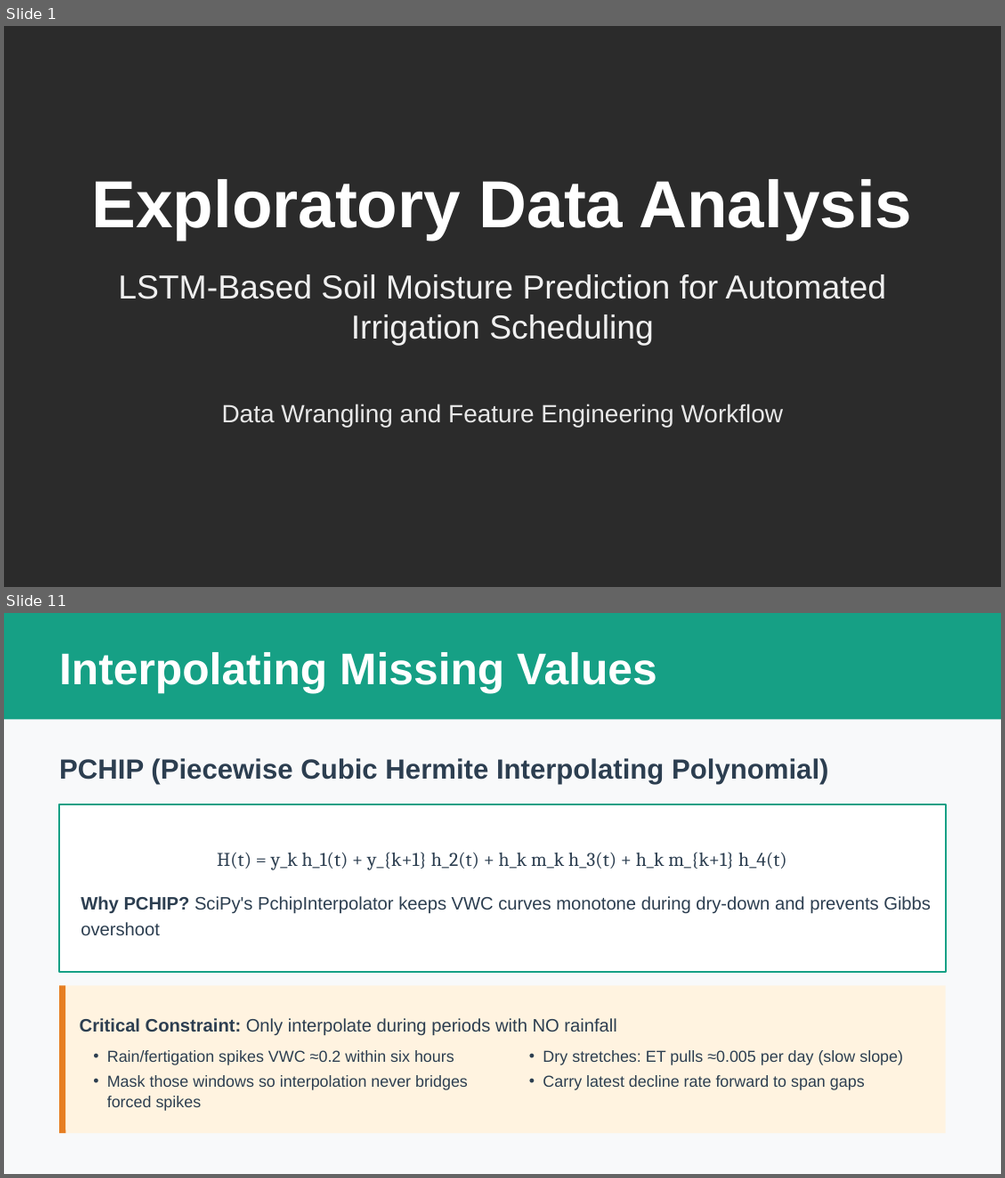
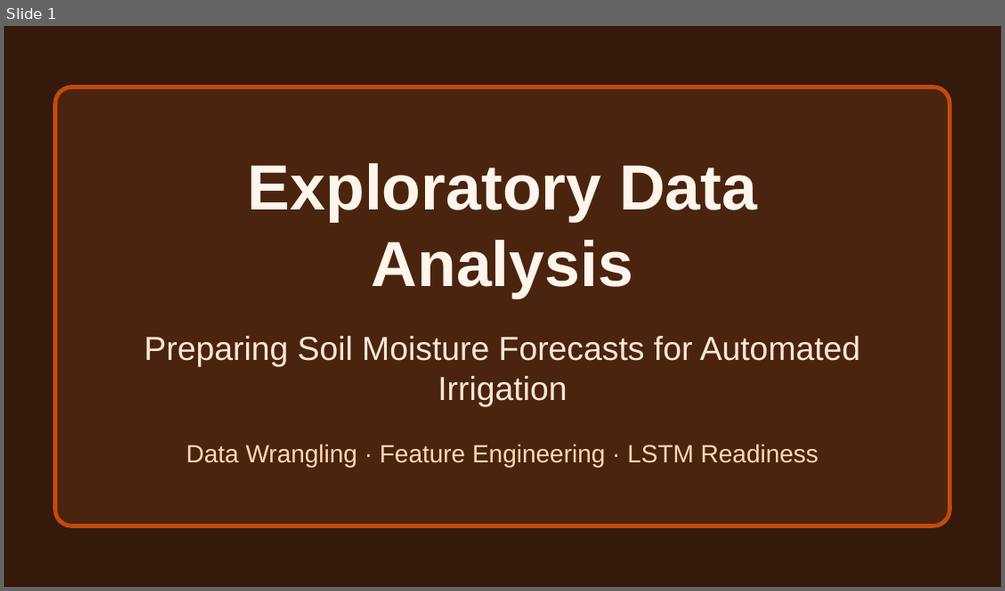
Before and after one commit to Bryan-Nsoh/slide-maker, a slide deck: workspace/presentations/eda-lstm-vwc-prediction.pptx. Shown one above the other, each under a label of ours: slides 1 and 11 before the commit, slide 1 after it; the slides between them are not shown. The pictures are 1005x1178 and 1005x591 pixels, drawn with LibreOffice and Linux fonts; fonts in the diff are those of the drawing; background and template pictures are left out; a plain dark background stands for a picture behind light text. Boxes give left, top, right and bottom in pixels: in the first picture for what was removed or moved away, otherwise in the second. Text is boxed around its words. In the diff, an @@ line names an element or a change of style, - is before the commit and + after.

```diff
--- a/workspace/presentations/eda-lstm-vwc-prediction.pptx
+++ b/workspace/presentations/eda-lstm-vwc-prediction.pptx
@@ slide 11 removed at (4, 613, 1001, 1174), background #F8F9FA @@
@@ rectangle removed at (4, 613, 1001, 720) @@
@@ text removed at (59, 652, 657, 694) @@
-Interpolating Missing Values
@@ text removed at (59, 758, 828, 784) @@
-PCHIP (Piecewise Cubic Hermite Interpolating Polynomial)
@@ rectangle removed at (60, 804, 946, 972) @@
@@ text removed at (217, 852, 787, 870) @@
-H(t) = y_k h_1(t) + y_{k+1} h_2(t) + h_k m_k h_3(t) + h_k m_{k+1} h_4(t)
@@ text removed at (81, 896, 930, 935) @@
-Why PCHIP? SciPy's PchipInterpolator keeps VWC curves monotone during dry-down and prevents Gibbs overshoot
@@ rectangle removed at (60, 986, 946, 1134) @@
@@ line removed from (63, 986) to (63, 1134) @@
@@ text removed at (80, 1018, 616, 1036) @@
-Critical Constraint: Only interpolate during periods with NO rainfall
@@ text removed at (107, 1050, 468, 1111) @@
-• Rain/fertigation spikes VWC ≈0.2 within six hours
-• Mask those windows so interpolation never bridges forced spikes
@@ text removed at (542, 1050, 903, 1090) @@
-• Dry stretches: ET pulls ≈0.005 per day (slow slope)
-• Carry latest decline rate forward to span gaps
@@ slide 1 changed as well @@
@@ background picture (left out) to #35190B @@
@@ rounded rectangle added at (55, 87, 949, 525), fill #4B2410, outline #C24B0A 3 pt @@
@@ text "Exploratory Data Analysis": place and size @@
-text "Exploratory Data Analysis" at (92, 179, 912, 240)
+text "Exploratory Data Analysis" at (248, 163, 757, 298)
@@ text "Exploratory Data Analysis" at (248, 163, 757, 298): size 48 to 46 pt, text colour #FFFFFF to #FFF5EB; more space between paragraphs @@
@@ text at (144, 336, 860, 407): text changed; text colour #F0F0F0 to #FCE7D6 @@
-LSTM-Based Soil Moisture Prediction for Automated Irrigation Scheduling
+Preparing Soil Moisture Forecasts for Automated Irrigation
@@ text at (186, 443, 818, 467): text changed; text colour #E8E8E8 to #FFD8B2 @@
-Data Wrangling and Feature Engineering Workflow
+Data Wrangling · Feature Engineering · LSTM Readiness
```
Also in this commit, not shown: 22 slides added, 14 other slides removed, 20 other files.
